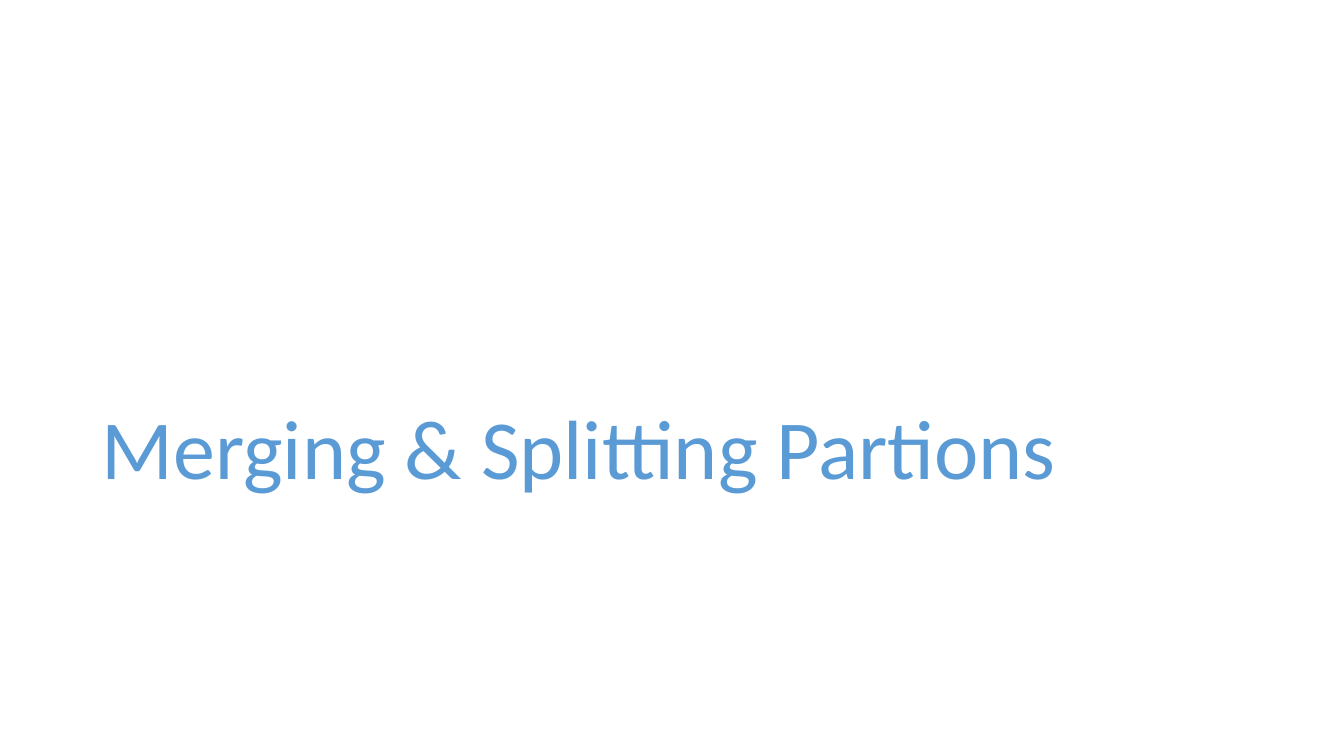
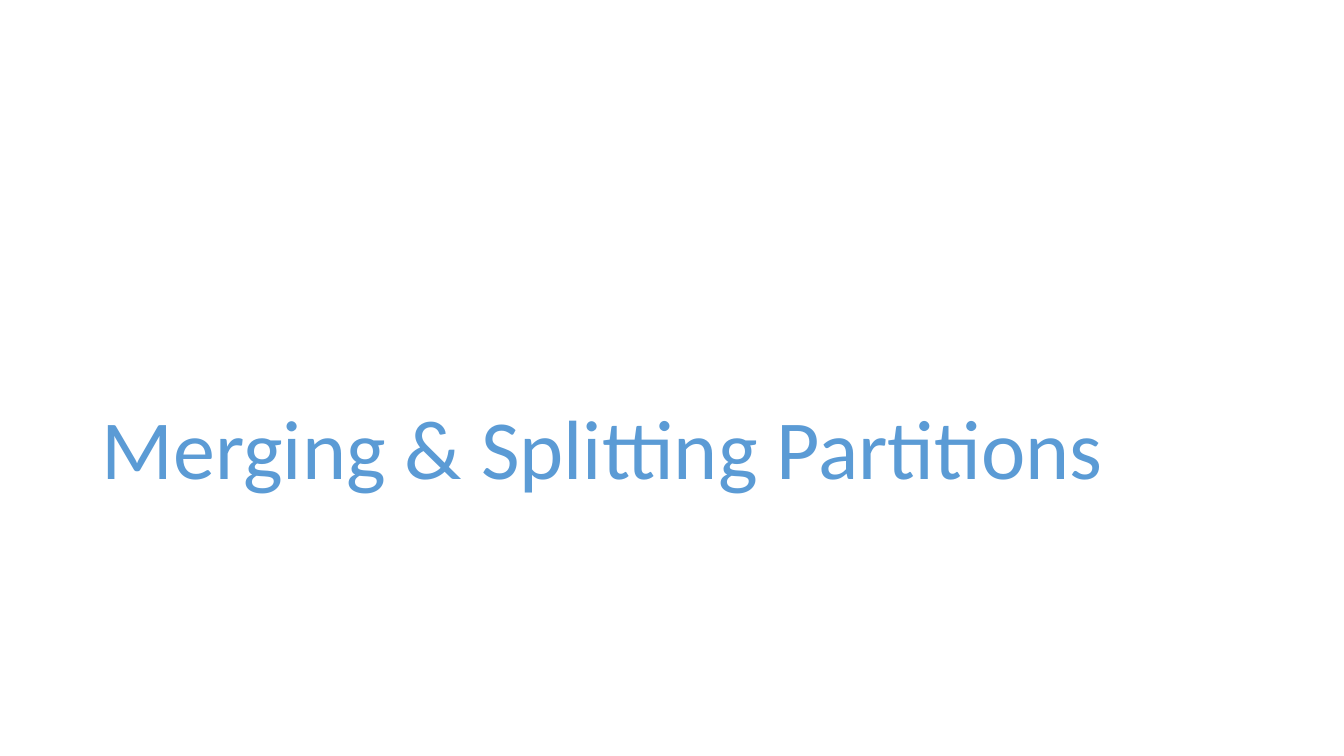
Before and after one commit to dbafromthecold/IntroToPartitioning, a slide deck: slide 20 of Intro to Partitioning.pptx. Drawn at 1344x756 pixels with LibreOffice and Linux fonts; fonts in the diff are those of the drawing; background and template pictures are left out. Boxes give left, top, right and bottom in pixels: in the first picture for what was removed or moved away, otherwise in the second. Text is boxed around its words. In the diff, an @@ line names an element or a change of style, - is before the commit and + after.

```diff
--- a/Intro to Partitioning.pptx
+++ b/Intro to Partitioning.pptx
@@ title at <box>102,420,1103,494</box>: text changed @@
-Merging & Splitting Partions
+Merging & Splitting Partitions
```
Also in this commit, not shown: 1 other slide changed, 1 other file.
